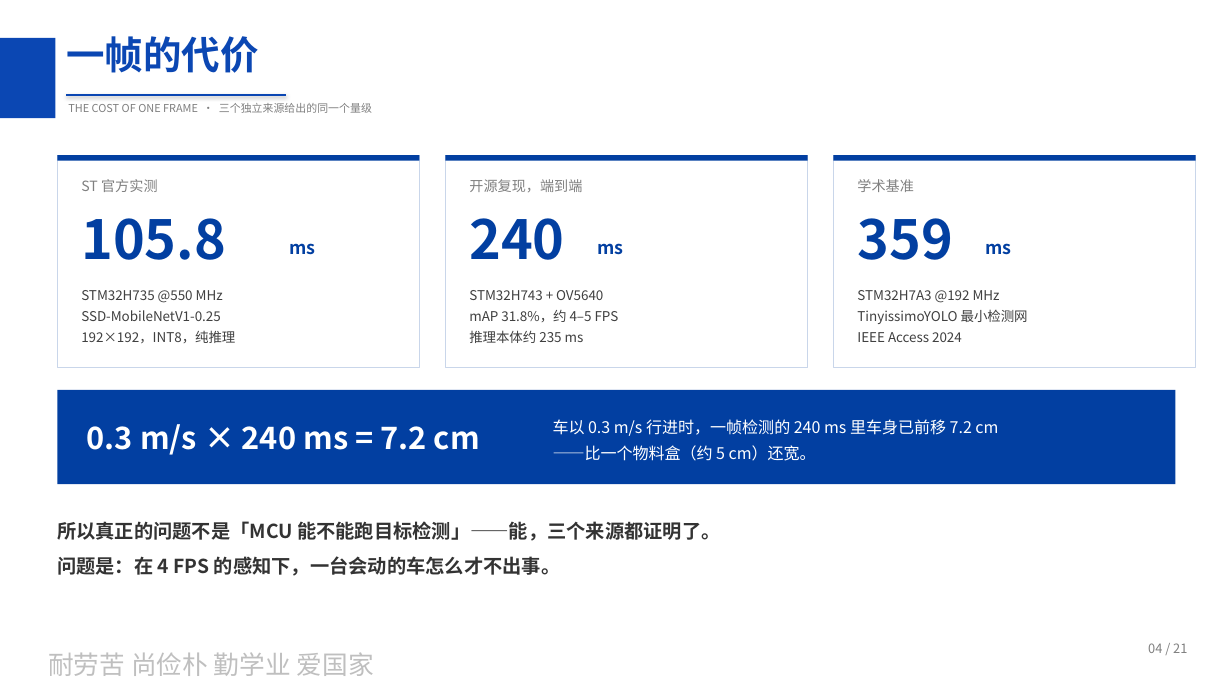
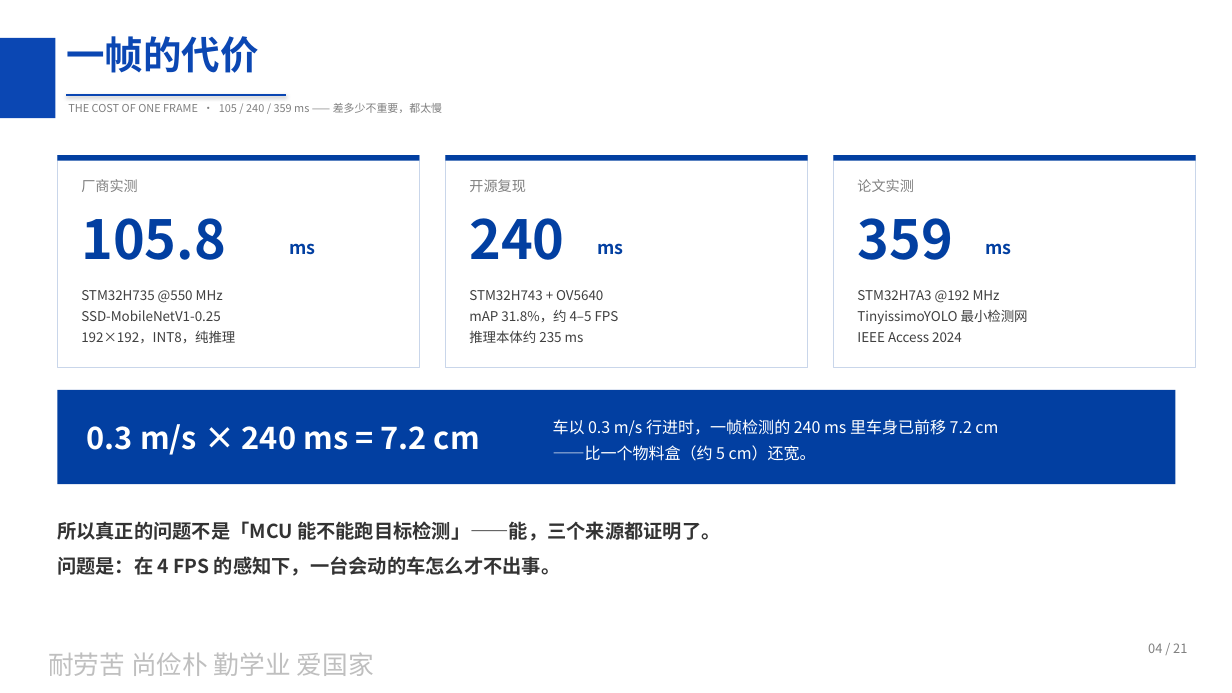
Before and after one commit to peach-ai280/srtp-tiny-detect-car, a slide deck: slide 4 of docs/01_立项/立项答辩_20261020.pptx. Drawn at 1232x693 pixels with LibreOffice and Linux fonts; fonts in the diff are those of the drawing; background and template pictures are left out. Boxes give left, top, right and bottom in pixels: in the first picture for what was removed or moved away, otherwise in the second. Text is boxed around its words. In the diff, an @@ line names an element or a change of style, - is before the commit and + after.

Commit message:
docs: 补九个月排布与两线并行，统一分工口径，新增读论文规则与失败台账

```diff
--- a/docs/01_立项/立项答辩_20261020.pptx
+++ b/docs/01_立项/立项答辩_20261020.pptx
@@ text at (68, 103, 442, 113): text changed @@
-THE COST OF ONE FRAME · 三个独立来源给出的同一个量级
+THE COST OF ONE FRAME · 105 / 240 / 359 ms —— 差多少不重要，都太慢
@@ text at (81, 179, 138, 192): text changed @@
-ST 官方实测
+厂商实测
@@ text at (469, 179, 526, 192): text changed @@
-开源复现，端到端
+开源复现
@@ text at (857, 179, 914, 192): text changed @@
-学术基准
+论文实测
```
Also in this commit, not shown: 7 other slides changed, 10 other files.
